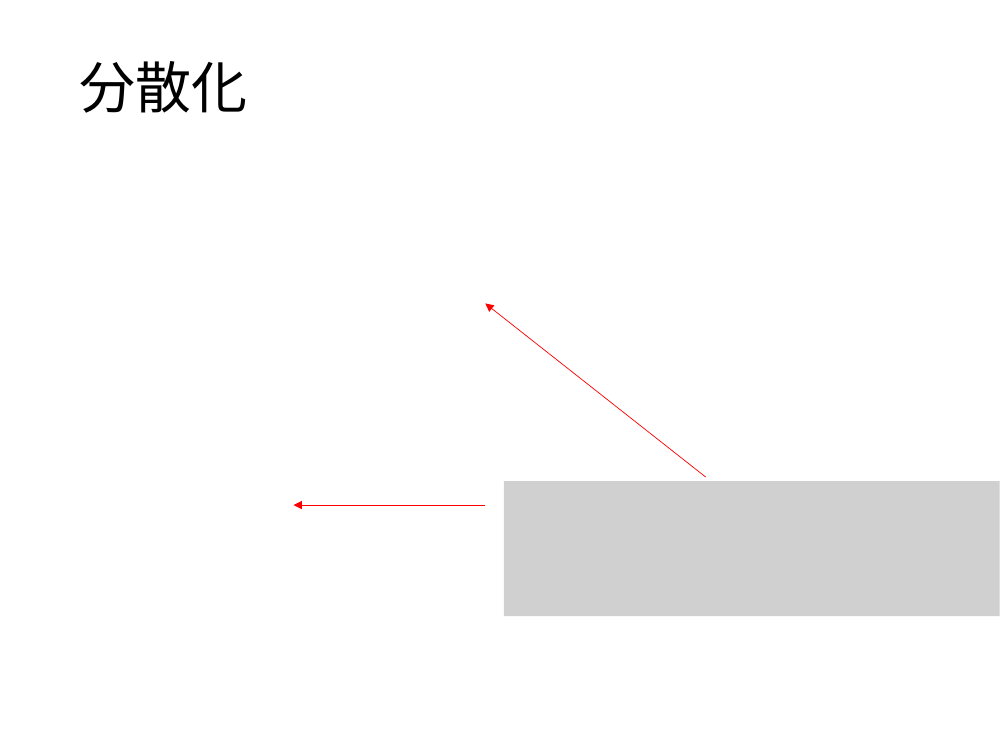
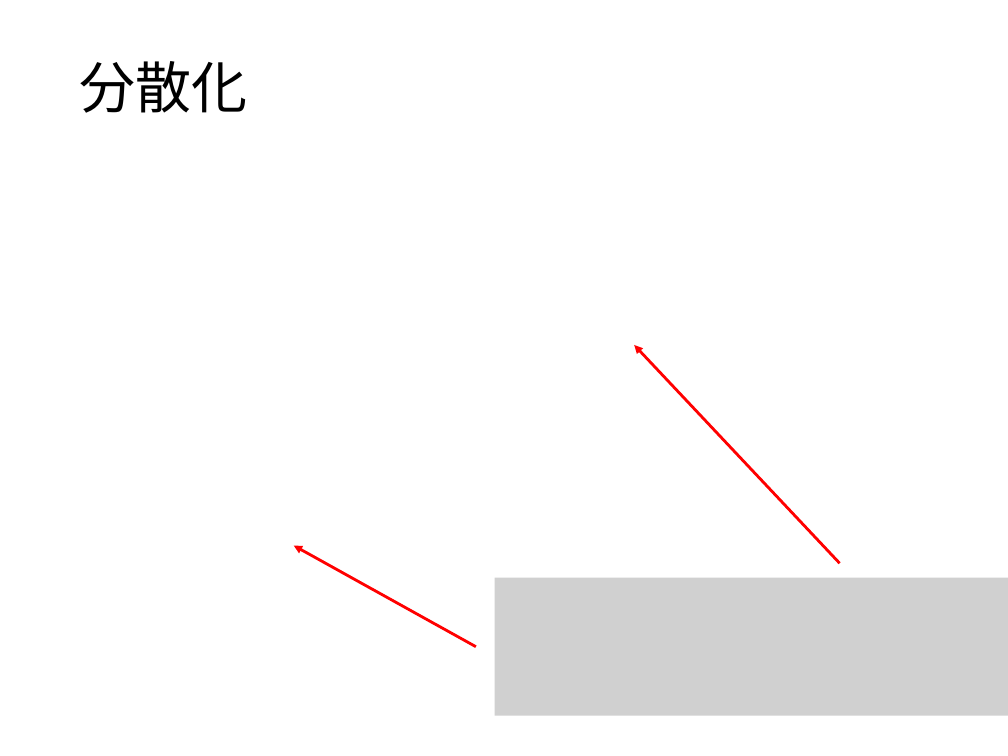
Before and after one commit to ssmr0410/share, a slide deck: slide 14 of slide/mizutani_pre.pptx. Drawn at 1008x756 pixels with LibreOffice and Linux fonts; fonts in the diff are those of the drawing; grey boxes stand for pictures. Boxes give left, top, right and bottom in pixels: in the first picture for what was removed or moved away, otherwise in the second. Text is boxed around its words. In the diff, an @@ line names an element or a change of style, - is before the commit and + after.

```diff
--- a/slide/mizutani_pre.pptx
+++ b/slide/mizutani_pre.pptx
@@ arrow removed from (706, 477) to (485, 303) @@
@@ arrow added from (840, 563) to (634, 345), #FF0000 2 pt @@
@@ arrow removed from (485, 505) to (293, 505) @@
@@ picture removed at [504, 481, 1000, 616] @@
@@ arrow added from (476, 647) to (293, 545), #FF0000 2 pt @@
@@ picture added at [495, 578, 1008, 716] @@
```
Also in this commit, not shown: 5 other slides changed, 8 other files.
